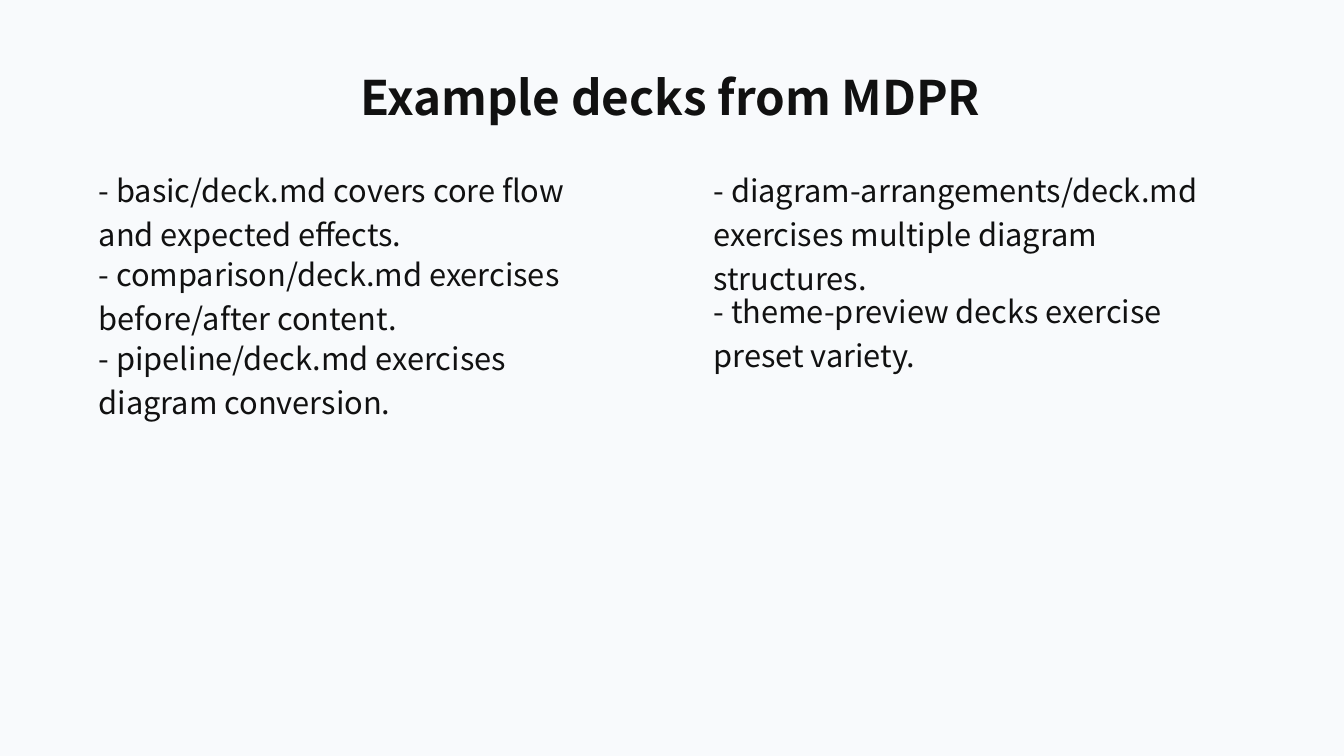
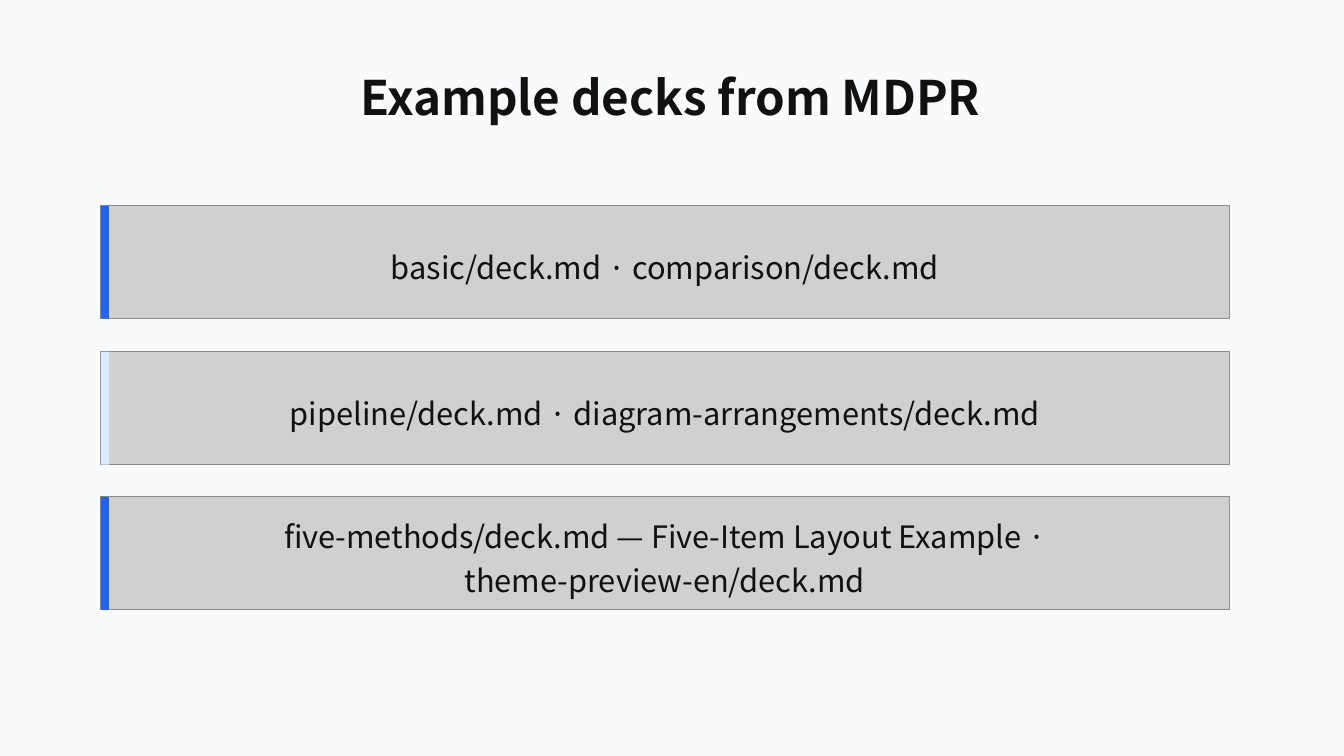
Before and after one commit to ch040602/mdpr-skill, a slide deck: slide 21 of artifacts/mdpr-vs-skill/mdpr-baseline-result.pptx. Drawn at 1344x756 pixels with LibreOffice and Linux fonts; fonts in the diff are those of the drawing; grey boxes stand for pictures. Boxes give left, top, right and bottom in pixels: in the first picture for what was removed or moved away, otherwise in the second. Text is boxed around its words. In the diff, an @@ line names an element or a change of style, - is before the commit and + after.

Commit message:
Complete selected example overview coverage

```diff
--- a/artifacts/mdpr-vs-skill/mdpr-baseline-result.pptx
+++ b/artifacts/mdpr-vs-skill/mdpr-baseline-result.pptx
@@ text removed at [99,177,564,253] @@
-- basic/deck.md covers core flow and expected effects.
@@ text removed at [714,177,1197,299] @@
-- diagram-arrangements/deck.md exercises multiple diagram structures.
@@ picture added at [101,206,1230,319] @@
@@ rectangle added at [101,206,109,319], fill #2563EB @@
@@ text removed at [99,261,559,336] @@
-- comparison/deck.md exercises before/after content.
@@ text added at [391,254,938,286], 22 pt, text #111111 @@
+basic/deck.md · comparison/deck.md
@@ text removed at [714,298,1162,374] @@
-- theme-preview decks exercise preset variety.
@@ picture added at [101,352,1230,465] @@
@@ rectangle added at [101,352,109,465], fill #DBEAFE @@
@@ text "pipeline/deck.md · diagram-arrangements/deck.md" at [290,400,1040,433]: vertical alignment top to middle @@
@@ text at [290,400,1040,433]: text changed @@
-- pipeline/deck.md exercises diagram conversion.
+pipeline/deck.md · diagram-arrangements/deck.md
@@ picture added at [101,497,1230,610] @@
@@ rectangle added at [101,497,109,610], fill #2563EB @@
@@ text added at [284,523,1022,599], 22 pt, text #111111 @@
+five-methods/deck.md — Five-Item Layout Example · theme-preview-en/deck.md
```
Also in this commit, not shown: 1 other slide changed, 10 other files.
